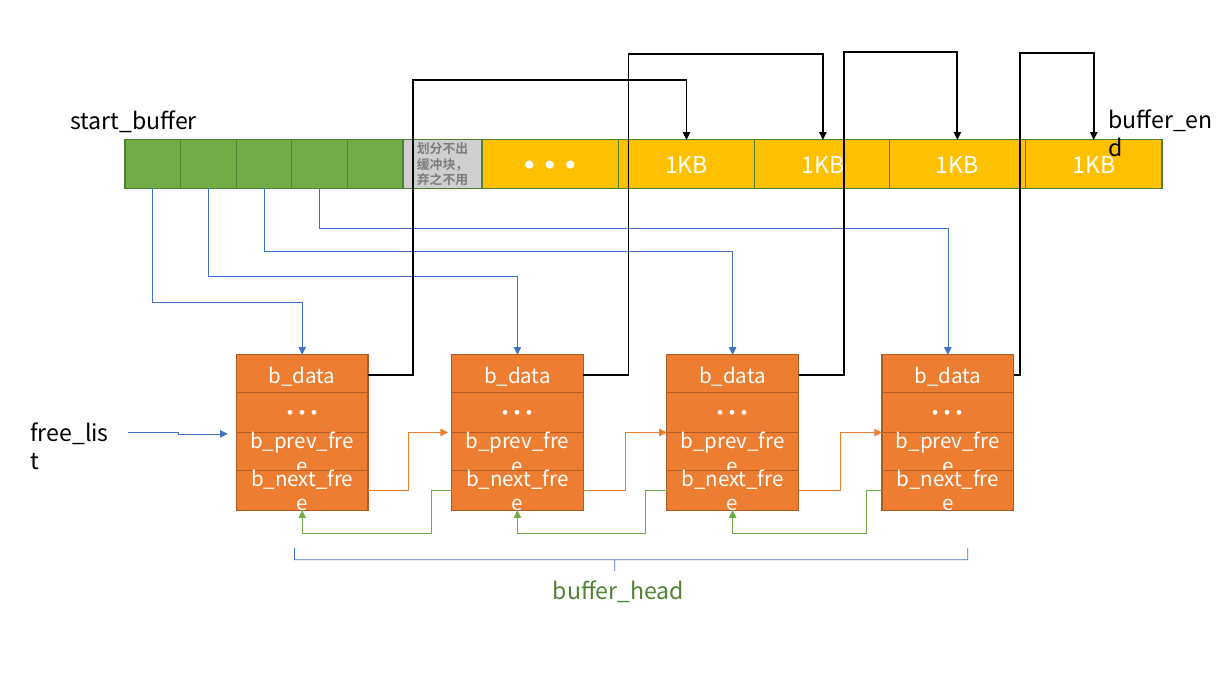
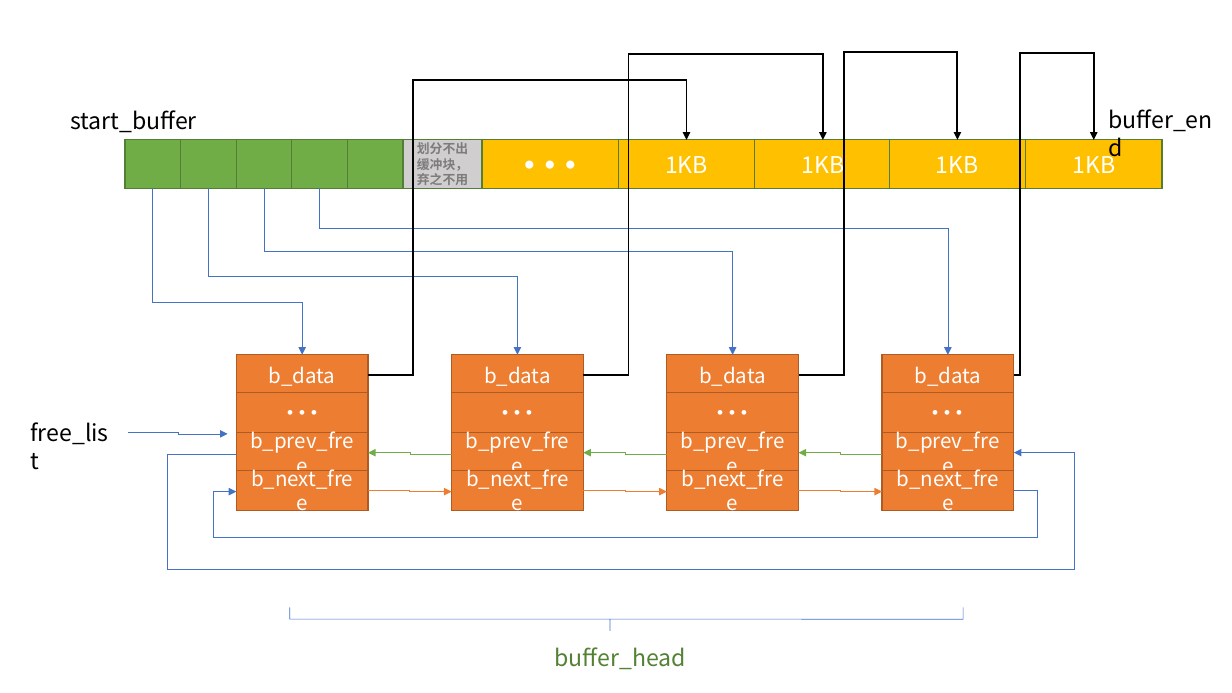
Before and after one commit to lihaoAd/Note, a slide deck: slide 11 of linux/0.11/绘图.pptx. Drawn at 1232x693 pixels with LibreOffice and Linux fonts; fonts in the diff are those of the drawing. Boxes give left, top, right and bottom in pixels: in the first picture for what was removed or moved away, otherwise in the second. Text is boxed around its words. In the diff, an @@ line names an element or a change of style, - is before the commit and + after.

```diff
--- a/linux/0.11/绘图.pptx
+++ b/linux/0.11/绘图.pptx
@@ elbow arrow added from (237, 454) to (1014, 453), #4472C4 0.5 pt @@
@@ elbow arrow moved from (452, 491) - (302, 510) to (452, 454) - (368, 453) @@
@@ elbow arrow moved from (667, 491) - (518, 510) to (667, 454) - (583, 453) @@
@@ elbow arrow moved from (883, 491) - (733, 510) to (883, 454) - (799, 453) @@
@@ elbow arrow added from (1014, 491) to (237, 492), #4472C4 0.5 pt @@
@@ elbow arrow moved from (368, 491) - (448, 433) to (368, 491) - (452, 492) @@
@@ elbow arrow moved from (583, 491) - (667, 433) to (583, 491) - (667, 492) @@
@@ elbow arrow moved from (799, 491) - (883, 433) to (799, 491) - (883, 492) @@
@@ right brace: place and size @@
-right brace at <box>294,548,968,571</box>
+right brace at <box>289,608,963,631</box>
@@ text "buffer_head": place and size @@
-text "buffer_head" at <box>553,580,684,603</box>
+text "buffer_head" at <box>555,647,686,670</box>
```
Also in this commit, not shown: 1 slide added, 5 other files.
